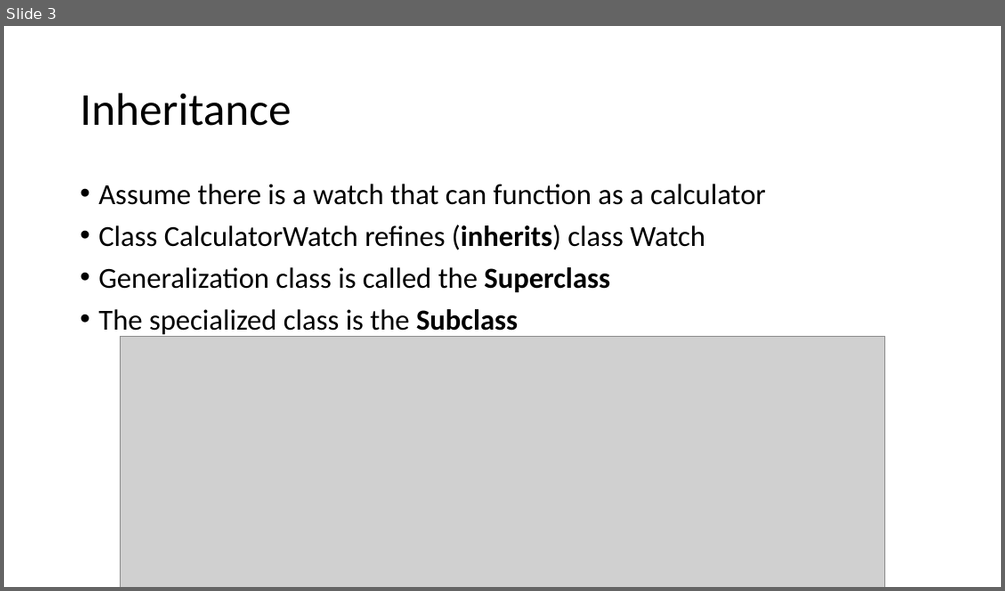
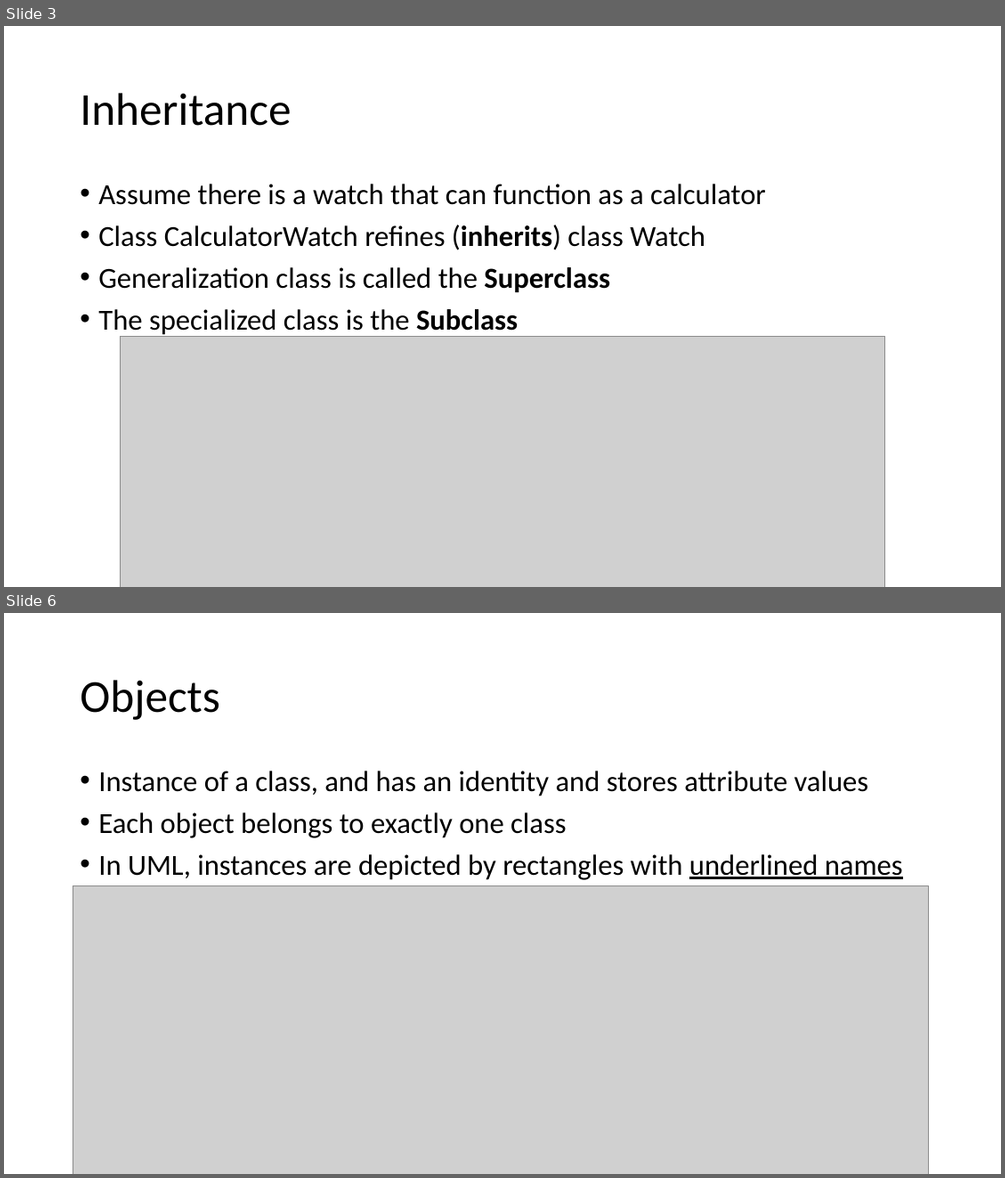
Before and after one commit to KyleRemil/RIS-PACS, a slide deck: SlidesChange/part1.pptx. Shown one above the other, each under a label of ours: slide 3 before the commit, slides 3 and 6 after it; the slides between them are not shown. The pictures are 1005x591 and 1005x1178 pixels, drawn with LibreOffice and Linux fonts; fonts in the diff are those of the drawing; grey boxes stand for pictures. Boxes give left, top, right and bottom in pixels: in the first picture for what was removed or moved away, otherwise in the second. Text is boxed around its words. In the diff, an @@ line names an element or a change of style, - is before the commit and + after.

```diff
--- a/SlidesChange/part1.pptx
+++ b/SlidesChange/part1.pptx
@@ slide 6 added at box(4, 613, 1001, 1174), background #FFFFFF @@
@@ title added at box(80, 680, 220, 720), 44 pt, text #000000 @@
+Objects
@@ text added at box(98, 771, 903, 880), 28 pt, text #000000 @@
+• Instance of a class, and has an identity and stores attribute values
+• Each object belongs to exactly one class
+• In UML, instances are depicted by rectangles with underlined names
@@ picture added at box(73, 885, 929, 1174) @@
```
Also in this commit, not shown: 1 slide changed, 4 other slides added.
